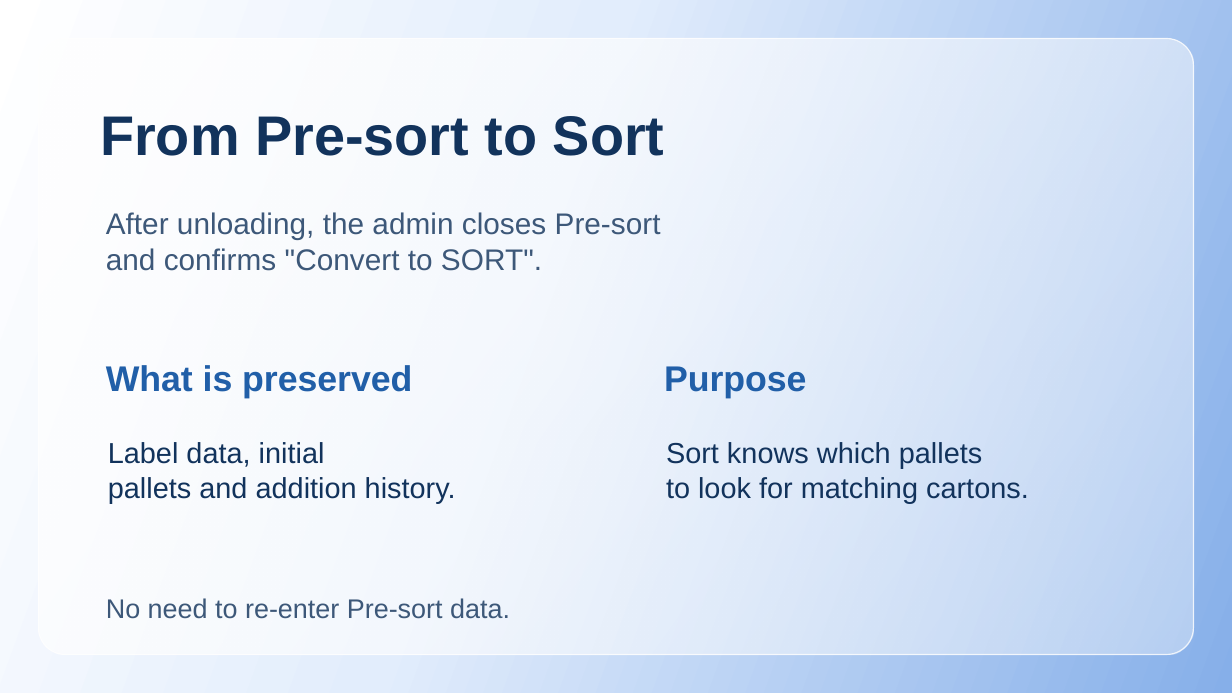
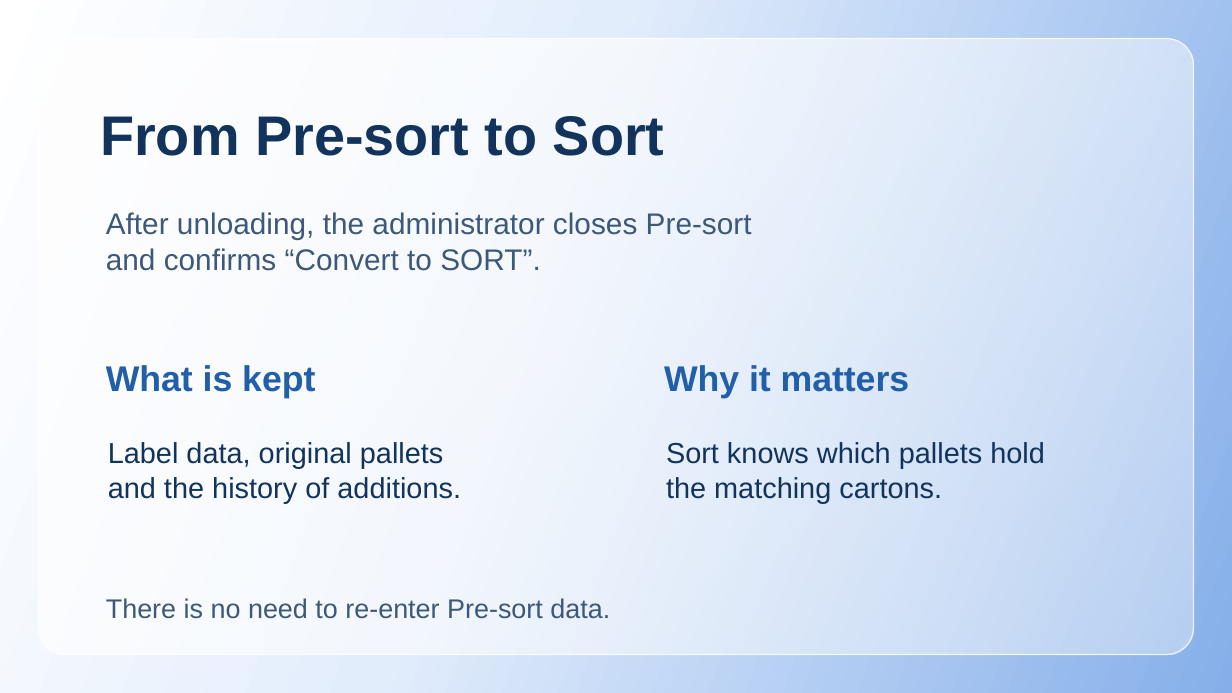
Before and after one commit to Van1shjod/warehouse_sort, a slide deck: slide 10 of presentation-en.pptx. Drawn at 1232x693 pixels with LibreOffice and Linux fonts; fonts in the diff are those of the drawing. Boxes give left, top, right and bottom in pixels: in the first picture for what was removed or moved away, otherwise in the second. Text is boxed around its words. In the diff, an @@ line names an element or a change of style, - is before the commit and + after.

```diff
--- a/presentation-en.pptx
+++ b/presentation-en.pptx
@@ text at box(106, 212, 752, 271): text changed @@
-After unloading, the admin closes Pre-sort
-and confirms "Convert to SORT".
+After unloading, the administrator closes Pre-sort
+and confirms “Convert to SORT”.
@@ text at box(106, 365, 315, 398): text changed @@
-What is preserved
+What is kept
@@ text at box(664, 365, 910, 398): text changed @@
-Purpose
+Why it matters
@@ text at box(108, 442, 461, 503): text changed @@
-Label data, initial
-pallets and addition history.
+Label data, original pallets
+and the history of additions.
@@ text at box(666, 442, 1045, 503): text changed @@
-Sort knows which pallets
-to look for matching cartons.
+Sort knows which pallets hold
+the matching cartons.
@@ text at box(106, 598, 610, 619): text changed @@
-No need to re-enter Pre-sort data.
+There is no need to re-enter Pre-sort data.
```
Also in this commit, not shown: 19 other slides changed, 3 other files.
